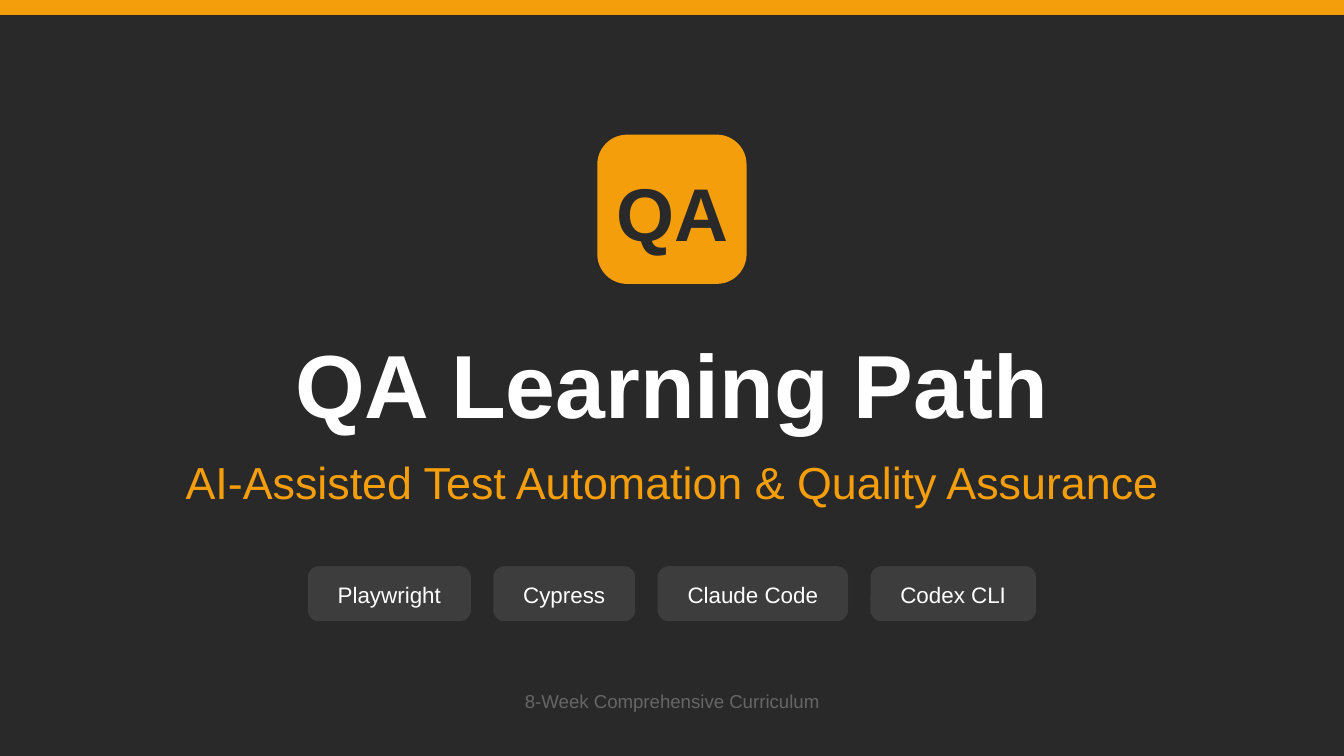
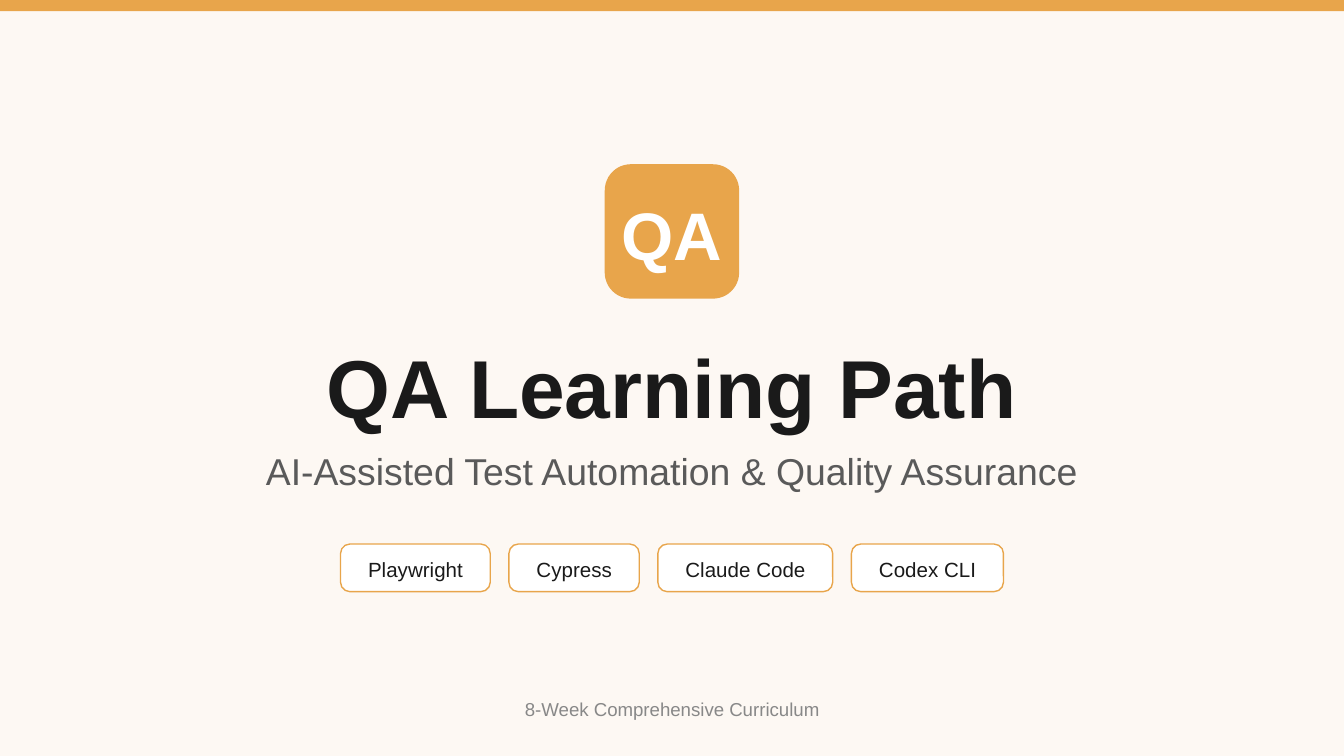
Before and after one commit to mikko-kohtala/ai-cli-tools-workshop, a slide deck: slide 1 of workspace/qa-learning-path.pptx. Drawn at 1344x756 pixels with LibreOffice and Linux fonts; fonts in the diff are those of the drawing. Boxes give left, top, right and bottom in pixels: in the first picture for what was removed or moved away, otherwise in the second. Text is boxed around its words. In the diff, an @@ line names an element or a change of style, - is before the commit and + after.

Commit message:
qa-path

```diff
--- a/workspace/qa-learning-path.pptx
+++ b/workspace/qa-learning-path.pptx
@@ background #292929 to #FDF8F3 @@
@@ rectangle: place and size @@
-rectangle at bbox=[0, 0, 1344, 15]
+rectangle at bbox=[0, 0, 1344, 11]
@@ rectangle at bbox=[0, 0, 1344, 11]: fill #F59E0B to #E8A54B @@
@@ rounded rectangle: place and size @@
-rounded rectangle at bbox=[597, 134, 746, 284]
+rounded rectangle at bbox=[605, 164, 739, 298]
@@ rounded rectangle at bbox=[605, 164, 739, 298]: fill #F59E0B to #E8A54B; proportions changed @@
@@ text "QA": place and size @@
-text "QA" at bbox=[616, 189, 728, 255]
+text "QA" at bbox=[622, 213, 723, 272]
@@ text "QA" at bbox=[622, 213, 723, 272]: size 40 to 36 pt, text colour #292929 to #FFFFFF @@
@@ text "QA Learning Path": place and size @@
-text "QA Learning Path" at bbox=[295, 353, 1048, 434]
+text "QA Learning Path" at bbox=[326, 358, 1016, 433]
@@ text "QA Learning Path" at bbox=[326, 358, 1016, 433]: size 48 to 44 pt, text colour #FFFFFF to #1A1A1A; less space between paragraphs @@
@@ text "AI-Assisted Test Automation & Quality ...": place and size @@
-text "AI-Assisted Test Automation & Quality ..." at bbox=[186, 466, 1158, 508]
+text "AI-Assisted Test Automation & Quality ..." at bbox=[266, 458, 1078, 493]
@@ text "AI-Assisted Test Automation & Quality ..." at bbox=[266, 458, 1078, 493]: size 24 to 20 pt, text colour #F59E0B to #5A5A5A; less space between paragraphs @@
@@ rounded rectangle: place and size @@
-rounded rectangle at bbox=[308, 566, 470, 621]
+rounded rectangle at bbox=[340, 544, 489, 591]
@@ size 12 to 11 pt, text colour #FFFFFF to #1A1A1A in 4 elements at bbox=[685, 562, 805, 578], bbox=[536, 562, 611, 582], bbox=[879, 562, 976, 578], bbox=[368, 562, 463, 582] @@
@@ text "Playwright": place and size @@
-text "Playwright" at bbox=[338, 586, 441, 608]
+text "Playwright" at bbox=[368, 562, 463, 582]
@@ rounded rectangle: place and size @@
-rounded rectangle at bbox=[493, 566, 636, 621]
+rounded rectangle at bbox=[509, 544, 640, 591]
@@ text "Cypress": place and size @@
-text "Cypress" at bbox=[523, 587, 605, 608]
+text "Cypress" at bbox=[536, 562, 611, 582]
@@ rounded rectangle: place and size @@
-rounded rectangle at bbox=[657, 566, 848, 621]
+rounded rectangle at bbox=[659, 544, 833, 591]
@@ text "Claude Code": place and size @@
-text "Claude Code" at bbox=[688, 586, 818, 603]
+text "Claude Code" at bbox=[685, 562, 805, 578]
@@ fill #3D3D3D to #FFFFFF; outline none to #E8A54B 0.75 pt; proportions changed in 4 elements at bbox=[659, 544, 833, 591], bbox=[509, 544, 640, 591], bbox=[340, 544, 489, 591], bbox=[851, 544, 1003, 591] @@
@@ rounded rectangle: place and size @@
-rounded rectangle at bbox=[871, 566, 1036, 621]
+rounded rectangle at bbox=[851, 544, 1003, 591]
@@ text "Codex CLI": place and size @@
-text "Codex CLI" at bbox=[900, 586, 1006, 603]
+text "Codex CLI" at bbox=[879, 562, 976, 578]
@@ text "8-Week Comprehensive Curriculum": place and size @@
-text "8-Week Comprehensive Curriculum" at bbox=[525, 695, 819, 712]
+text "8-Week Comprehensive Curriculum" at bbox=[525, 702, 819, 720]
@@ text "8-Week Comprehensive Curriculum" at bbox=[525, 702, 819, 720]: text colour #666666 to #888888 @@
```
Also in this commit, not shown: 5 other slides changed, 4 slides added, 1 slide removed, 13 other files.
